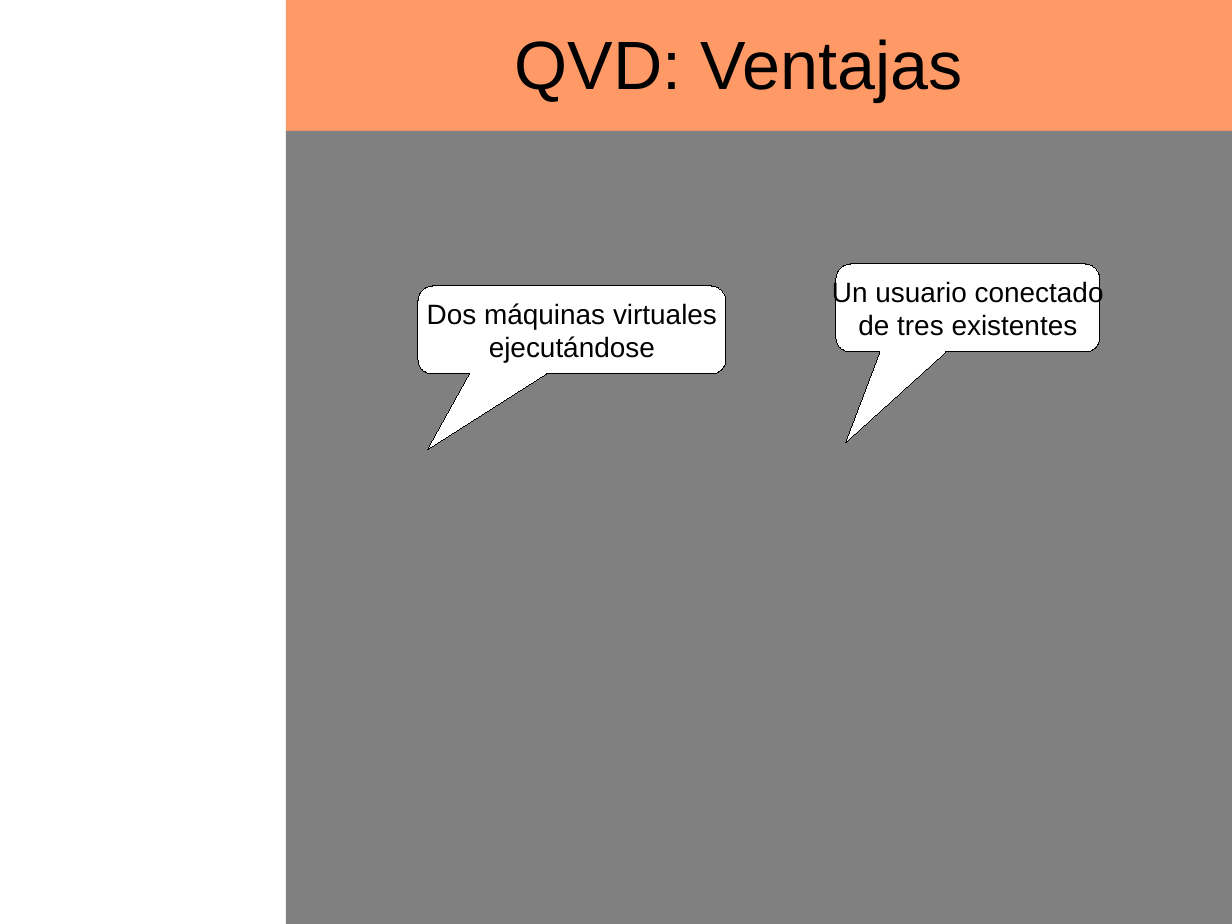
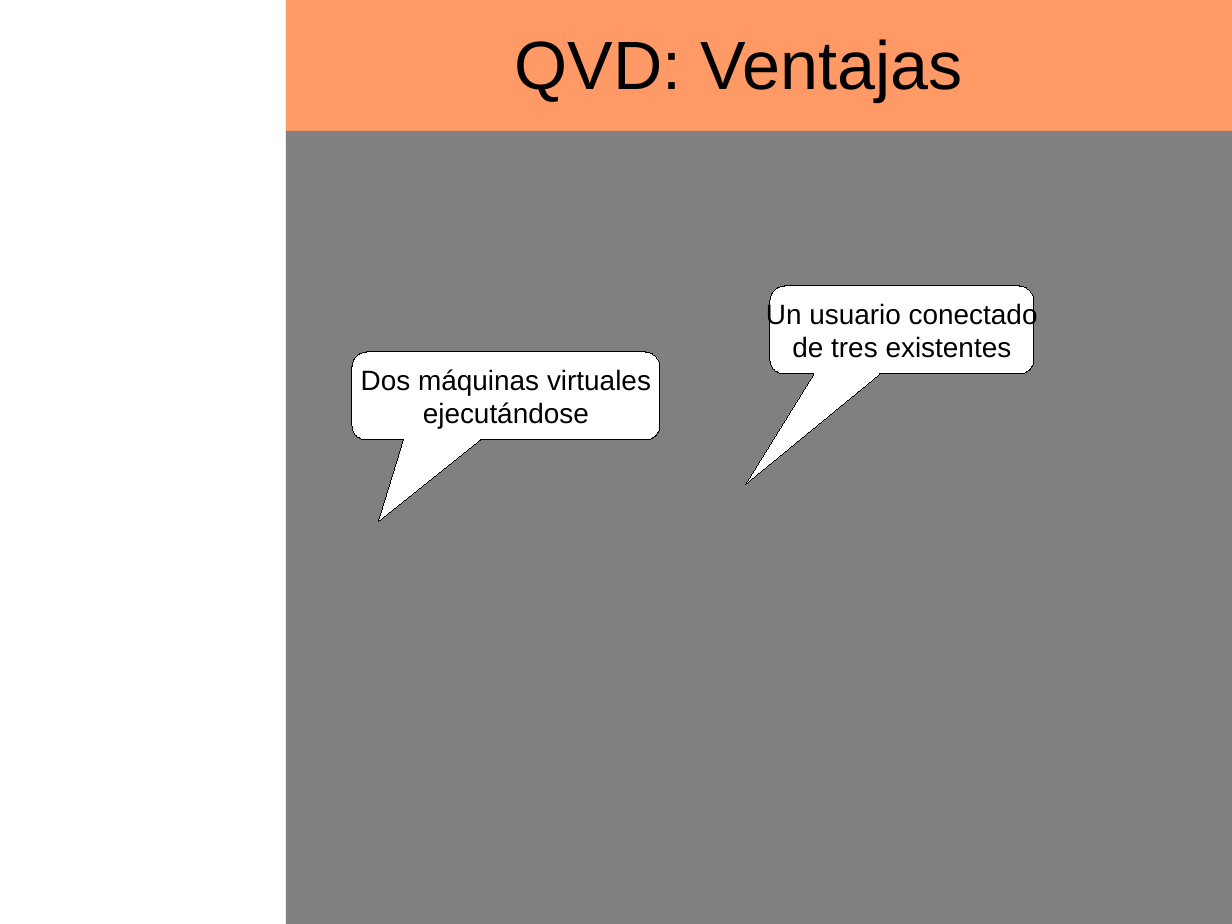
Before and after one commit to gvsurenderreddy/theqvd, a slide deck: slide 13 of doc/presentations/presentacion-v2.0.odp. Drawn at 1232x924 pixels with LibreOffice and Linux fonts; fonts in the diff are those of the drawing; background and template pictures are left out. Boxes give left, top, right and bottom in pixels: in the first picture for what was removed or moved away, otherwise in the second. Text is boxed around its words. In the diff, an @@ line names an element or a change of style, - is before the commit and + after.

```diff
--- a/doc/presentations/presentacion-v2.0.odp
+++ b/doc/presentations/presentacion-v2.0.odp
@@ rounded speech box "Un usuario conectado": place and size @@
-rounded speech box "Un usuario conectado" at [836,264,1100,352]
+rounded speech box "Un usuario conectado" at [770,286,1034,375]
@@ rounded speech box "Un usuario conectado" at [770,286,1034,375]: proportions changed @@
@@ rounded speech box "Dos máquinas virtuales" at [352,352,661,440]: proportions changed @@
@@ rounded speech box "Dos máquinas virtuales": place and size @@
-rounded speech box "Dos máquinas virtuales" at [418,286,727,375]
+rounded speech box "Dos máquinas virtuales" at [352,352,661,440]
```
Also in this commit, not shown: 2 other slides changed.
